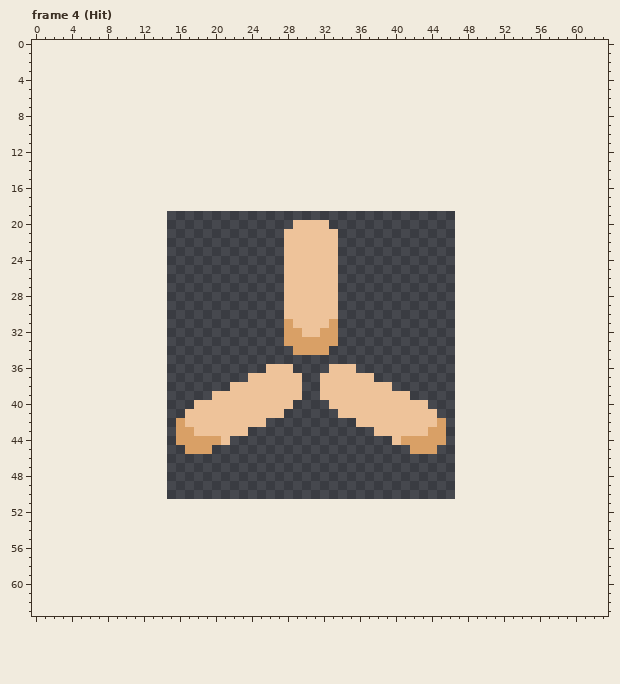
Pixel-art file: res/eletrao.aseprite. Above is the file before it was changed.
32x32 pixels, 11 frames. Shown: frame 4 (Hit). The old version is drawn lined up with the new one, on the new canvas. The commit also changed other frames, which this record leaves out.
Now the later version:
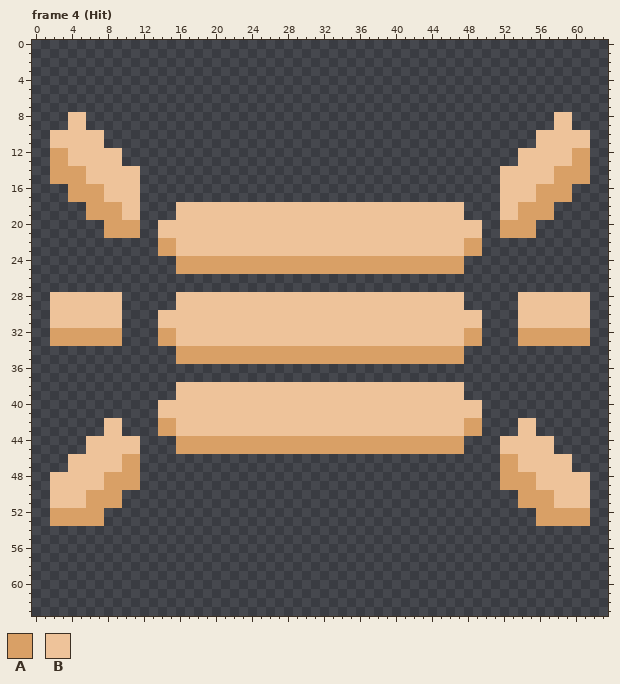
Palette (. is transparent): A #d9a066  B #eec39a
From old to new:
canvas 32x32 -> 64x64, the old top-left corner now at 15,19
--- frame 4 (Hit)
@@ x 0..63 @@
  7 ................................................................
- 8 ................................................................
- 9 ................................................................
-10 ................................................................
-11 ................................................................
-12 ................................................................
-13 ................................................................
-14 ................................................................
-15 ................................................................
-16 ................................................................
-17 ................................................................
-18 ................................................................
-19 ................................................................
-20 .............................BBBB...............................
-21 ............................BBBBBB..............................
-22 ............................BBBBBB..............................
-23 ............................BBBBBB..............................
-24 ............................BBBBBB..............................
-25 ............................BBBBBB..............................
-26 ............................BBBBBB..............................
-27 ............................BBBBBB..............................
-28 ............................BBBBBB..............................
-29 ............................BBBBBB..............................
-30 ............................BBBBBB..............................
-31 ............................ABBBBA..............................
-32 ............................AABBAA..............................
-33 ............................AAAAAA..............................
-34 .............................AAAA...............................
-35 ................................................................
-36 ..........................BBB....BBB............................
-37 ........................BBBBBB..BBBBBB..........................
-38 ......................BBBBBBBB..BBBBBBBB........................
-39 ....................BBBBBBBBBB..BBBBBBBBBB......................
-40 ..................BBBBBBBBBBB....BBBBBBBBBBB....................
-41 .................BBBBBBBBBBB......BBBBBBBBBBB...................
-42 ................ABBBBBBBBB..........BBBBBBBBBA..................
-43 ................AABBBBBB..............BBBBBBAA..................
-44 ................AAAAAB..................BAAAAA..................
-45 .................AAA......................AAA...................
-46 ................................................................
-47 ................................................................
-48 ................................................................
-49 ................................................................
-50 ................................................................
-51 ................................................................
-52 ................................................................
-53 ................................................................
+ 8 ....BB....................................................BB....
+ 9 ....BB....................................................BB....
+10 ..BBBBBB................................................BBBBBB..
+11 ..BBBBBB................................................BBBBBB..
+12 ..AABBBBBB............................................BBBBBBAA..
+13 ..AABBBBBB............................................BBBBBBAA..
+14 ..AAAABBBBBB........................................BBBBBBAAAA..
+15 ..AAAABBBBBB........................................BBBBBBAAAA..
+16 ....AAAABBBB........................................BBBBAAAA....
+17 ....AAAABBBB........................................BBBBAAAA....
+18 ......AAAABB....BBBBBBBBBBBBBBBBBBBBBBBBBBBBBBBB....BBAAAA......
+19 ......AAAABB....BBBBBBBBBBBBBBBBBBBBBBBBBBBBBBBB....BBAAAA......
+20 ........AAAA..BBBBBBBBBBBBBBBBBBBBBBBBBBBBBBBBBBBB..AAAA........
+21 ........AAAA..BBBBBBBBBBBBBBBBBBBBBBBBBBBBBBBBBBBB..AAAA........
+22 ..............AABBBBBBBBBBBBBBBBBBBBBBBBBBBBBBBBAA..............
+23 ..............AABBBBBBBBBBBBBBBBBBBBBBBBBBBBBBBBAA..............
+24 ................AAAAAAAAAAAAAAAAAAAAAAAAAAAAAAAA................
+25 ................AAAAAAAAAAAAAAAAAAAAAAAAAAAAAAAA................
+26 ................................................................
+27 ................................................................
+28 ..BBBBBBBB......BBBBBBBBBBBBBBBBBBBBBBBBBBBBBBBB......BBBBBBBB..
+29 ..BBBBBBBB......BBBBBBBBBBBBBBBBBBBBBBBBBBBBBBBB......BBBBBBBB..
+30 ..BBBBBBBB....BBBBBBBBBBBBBBBBBBBBBBBBBBBBBBBBBBBB....BBBBBBBB..
+31 ..BBBBBBBB....BBBBBBBBBBBBBBBBBBBBBBBBBBBBBBBBBBBB....BBBBBBBB..
+32 ..AAAAAAAA....AABBBBBBBBBBBBBBBBBBBBBBBBBBBBBBBBAA....AAAAAAAA..
+33 ..AAAAAAAA....AABBBBBBBBBBBBBBBBBBBBBBBBBBBBBBBBAA....AAAAAAAA..
+34 ................AAAAAAAAAAAAAAAAAAAAAAAAAAAAAAAA................
+35 ................AAAAAAAAAAAAAAAAAAAAAAAAAAAAAAAA................
+36 ................................................................
+37 ................................................................
+38 ................BBBBBBBBBBBBBBBBBBBBBBBBBBBBBBBB................
+39 ................BBBBBBBBBBBBBBBBBBBBBBBBBBBBBBBB................
+40 ..............BBBBBBBBBBBBBBBBBBBBBBBBBBBBBBBBBBBB..............
+41 ..............BBBBBBBBBBBBBBBBBBBBBBBBBBBBBBBBBBBB..............
+42 ........BB....AABBBBBBBBBBBBBBBBBBBBBBBBBBBBBBBBAA....BB........
+43 ........BB....AABBBBBBBBBBBBBBBBBBBBBBBBBBBBBBBBAA....BB........
+44 ......BBBBBB....AAAAAAAAAAAAAAAAAAAAAAAAAAAAAAAA....BBBBBB......
+45 ......BBBBBB....AAAAAAAAAAAAAAAAAAAAAAAAAAAAAAAA....BBBBBB......
+46 ....BBBBBBAA........................................AABBBBBB....
+47 ....BBBBBBAA........................................AABBBBBB....
+48 ..BBBBBBAAAA........................................AAAABBBBBB..
+49 ..BBBBBBAAAA........................................AAAABBBBBB..
+50 ..BBBBAAAA............................................AAAABBBB..
+51 ..BBBBAAAA............................................AAAABBBB..
+52 ..AAAAAA................................................AAAAAA..
+53 ..AAAAAA................................................AAAAAA..
 54 ................................................................
Changed places in both pictures, as pixel boxes (x1, y1, x2, y2):
changed: (50, 112, 590, 526)
